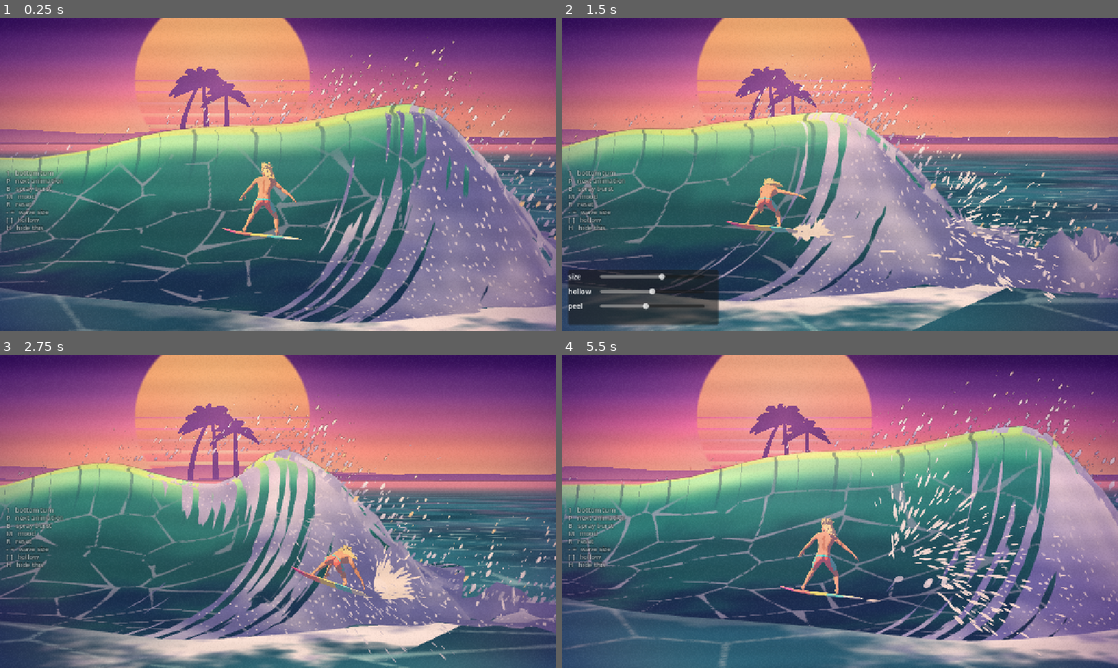
Above: before the commit, frames 1-4 (two rows, left to right).
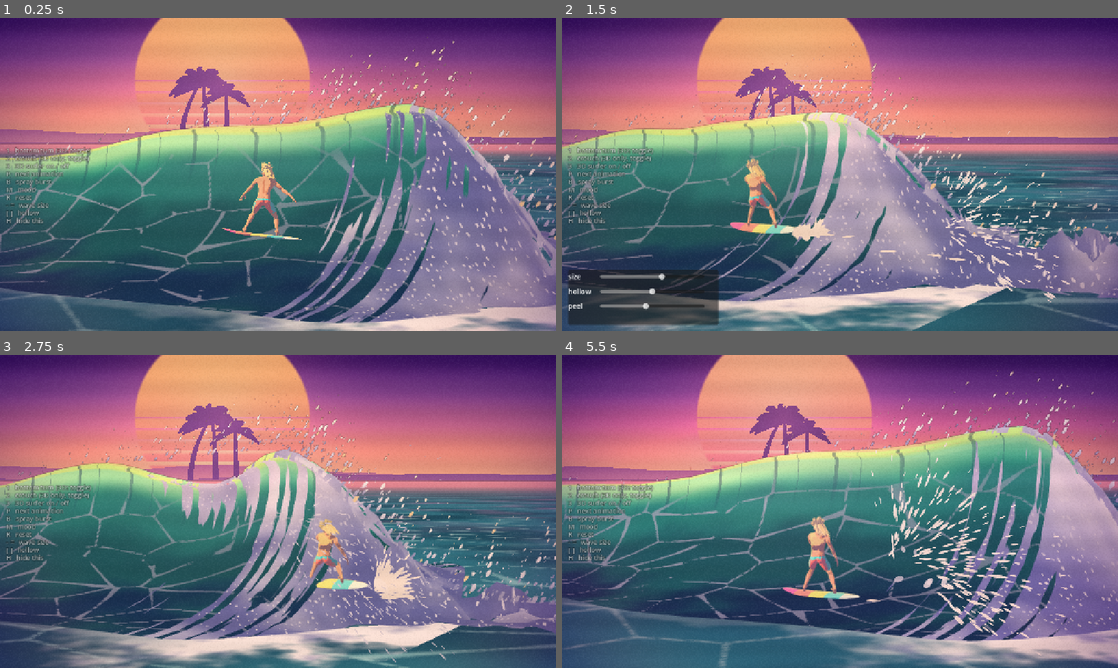
Above: after the commit, the same moments.

Repository: ucsbjd/Chabruh
Game: Godot game, scene res://scenes/main.tscn
The game is run twice, just before and just after one commit, with the same random seed, the same clock (stepped at 60 frames per second) and the same inputs.
Inputs (mouse positions are in pixels of both pictures, inside the frame that each line leads up to):
- Up to frame 1 (0.25 s): no input
- Up to frame 2 (1.5 s): tap Enter at 0.5 s; move the mouse to (962, 158) at 0.52 s; hold D 0.53-1.25 s; tap 2 at 0.6 s; click (962, 158) at 0.67 s; tap Space at 0.77 s; tap 3 at 0.8 s; drag from (728, 190) to (812, 237) at 1.27 s
- Up to frame 3 (2.75 s): move the mouse to (333, 442) at 2.02 s; hold D from 2.03 s (still down); tap 1 at 2.1 s; tap 2 at 2.3 s
- Up to frame 4 (5.5 s): release D at 2.75 s; drag from (812, 574) to (673, 464) at 2.77 s; move the mouse to (1006, 558) at 3.52 s; hold Left 3.53-4.25 s; tap 3 at 3.6, 5.3 s; tap Space at 3.77 s; tap 1 at 3.8 s; drag from (673, 464) to (756, 433) at 4.27 s; move the mouse to (867, 511) at 5.02 s; hold Down from 5.03 s (still down); tap M at 5.1 s; click (867, 511) at 5.17 s

The runs differ from the first frame. In frame 1, 1.1% of the frame differs, in the area x 1-17%, y 41-68%; in frame 2, 2.1%; in frame 3, 2.1%; in frame 4, 2.2%, in the area x 1-55%, y 41-78%.

Commit message:
Step 9: the real-time 3D surfer spike (glb export, toon shader, pose blending, in the wave stage)
Co-Authored-By: Claude Sonnet 5.5 <noreply@anthropic.com>

Diff:
--- /dev/null
+++ b/game/scripts/surfer_3d.gd
@@ -0,0 +1,107 @@
+class_name Surfer3D
+extends Node3D
+## The real-time surfer: a skinned model (tools/foundry/export_surfer_glb.py makes surfer.glb) that lives inside the
+## wave's own 3D stage, so the lip and the mist can pass in front of him and the camera can move around him.
+## Poses are baked in the model as one-frame animations (board level, feet already pinned by IK in Blender). They are
+## never played: the bones are blended in code by weights that follow their targets on a short spring, so any pose
+## can be interrupted at any moment.
+
+const MODEL := "res://assets/models/surfer.glb"
+const BASE_POSE := "trim"
+## Seconds for a pose weight to close most of the way to its target.
+const BLEND_TIME := 0.12
+## How much the board tilts with the wave face (0 flat to the sea, 1 flush with the face).
+const FACE_ALIGN := 0.55
+
+var material := ShaderMaterial.new()
+var skeleton: Skeleton3D
+var _poses := {}  # pose name -> {bone index -> [position, rotation]}
+var _targets := {}
+var _weights := {}
+
+
+func _init() -> void:
+	material.shader = load("res://shaders/surfer3d.gdshader") as Shader
+	var scene := (load(MODEL) as PackedScene).instantiate() as Node3D
+	add_child(scene)
+	for mesh in scene.find_children("*", "MeshInstance3D", true, false):
+		(mesh as MeshInstance3D).material_override = material
+	skeleton = scene.find_children("*", "Skeleton3D", true, false)[0] as Skeleton3D
+	var player := scene.find_children("*", "AnimationPlayer", true, false)[0] as AnimationPlayer
+	for pose_name in player.get_animation_list():
+		_poses[String(pose_name)] = _read_pose(player.get_animation(pose_name))
+		_weights[String(pose_name)] = 0.0
+		_targets[String(pose_name)] = 0.0
+	player.get_parent().remove_child(player)
+	player.free()
+	_apply()
+
+
+func pose_names() -> Array:
+	return _poses.keys()
+
+
+## Sets how strongly a pose should show (0 to 1); the surfer eases toward it. The base pose is always underneath.
+func set_target(pose_name: String, weight_value: float) -> void:
+	if _targets.has(pose_name):
+		_targets[pose_name] = clampf(weight_value, 0.0, 1.0)
+
+
+func target(pose_name: String) -> float:
+	return _targets.get(pose_name, 0.0)
+
+
+func weight(pose_name: String) -> float:
+	return _weights.get(pose_name, 0.0)
+
+
+func _process(delta: float) -> void:
+	step(delta)
+
+
+## Moves the pose weights toward their targets by `delta` seconds and re-poses the bones.
+func step(delta: float) -> void:
+	var k := 1.0 - exp(-delta / BLEND_TIME)
+	for pose_name: String in _weights:
+		_weights[pose_name] = lerpf(_weights[pose_name], _targets[pose_name], k)
+	_apply()
+
+
+## Stands the surfer on the wave at (d, u), heading down the line, the board tilted part-way to the face.
+func stand_on(model: WaveModel, d: float, u: float) -> void:
+	var normal := model.surface_normal(d, u).normalized()
+	var up := Vector3.UP.lerp(normal, FACE_ALIGN).normalized()
+	var along := Vector3(1.0, 0.0, 0.0)  # the model already points its nose at -X (down the line) and faces -Z (the wave)
+	along = (along - up * along.dot(up)).normalized()
+	transform = Transform3D(Basis(along, up, along.cross(up)), model.surface_point(d, u))
+
+
+func _apply() -> void:
+	var base: Dictionary = _poses.get(BASE_POSE, {})
+	for bone: int in base:
+		var bone_position: Vector3 = base[bone][0]
+		var bone_rotation: Quaternion = base[bone][1]
+		for pose_name: String in _weights:
+			var w: float = _weights[pose_name]
+			if w <= 0.001 or pose_name == BASE_POSE or not _poses[pose_name].has(bone):
+				continue
+			bone_position = bone_position.lerp(_poses[pose_name][bone][0], w)
+			bone_rotation = bone_rotation.slerp(_poses[pose_name][bone][1], w)
+		skeleton.set_bone_pose_position(bone, bone_position)
+		skeleton.set_bone_pose_rotation(bone, bone_rotation)
+
+
+func _read_pose(animation: Animation) -> Dictionary:
+	var pose := {}
+	for t in animation.get_track_count():
+		var bone := skeleton.find_bone(String(animation.track_get_path(t)).get_slice(":", 1))
+		if bone < 0 or animation.track_get_key_count(t) == 0:
+			continue
+		if not pose.has(bone):
+			pose[bone] = [skeleton.get_bone_rest(bone).origin, skeleton.get_bone_rest(bone).basis.get_rotation_quaternion()]
+		match animation.track_get_type(t):
+			Animation.TYPE_POSITION_3D:
+				pose[bone][0] = animation.track_get_key_value(t, 0)
+			Animation.TYPE_ROTATION_3D:
+				pose[bone][1] = animation.track_get_key_value(t, 0)
+	return pose
--- a/game/scripts/wave_stage.gd
+++ b/game/scripts/wave_stage.gd
@@ -109,6 +109,11 @@
 
 
 ## The two shader materials, so the world can feed them the mood's colours.
+## Puts something else (the real-time surfer) in the same 3D stage, so it shares the camera and the depth with the wave.
+func add_actor(node: Node3D) -> void:
+	_viewport.add_child(node)
+
+
 func materials() -> Array[ShaderMaterial]:
 	return [_wave_material, _water_material, _mist_material]
 
--- a/game/scripts/world.gd
+++ b/game/scripts/world.gd
@@ -62,6 +62,7 @@
 var _tuning: TuningData = preload("res://data/tuning.tres")
 var _calibration: Calibration
 var _key_help := Label.new()
+var _surfer3d: Surfer3D
 var _pose_index := SurferSprites.ORDER.find(DEFAULT_POSE)
 var _test_burst := 0
 var _auto_burst_in := AUTO_BURST_EVERY
@@ -86,6 +87,8 @@
 
 func _ready() -> void:
 	_add_key_help()
+	if UrlParams.has("surfer3d"):
+		_set_surfer_3d(true)
 	for child in get_children():
 		if child is RidgeLayer:
 			child.build(HORIZON)
@@ -147,7 +150,14 @@
 		elif event.pressed and not event.echo and event.keycode == KEY_B:
 			_throw_test_burst()
 		elif event.pressed and not event.echo and event.keycode == KEY_1:
-			_surfer.play_once("bottom_turn")
+			if _surfer3d:
+				_surfer3d.set_target("bottom_turn", 1.0 - _surfer3d.target("bottom_turn"))
+			else:
+				_surfer.play_once("bottom_turn")
+		elif event.pressed and not event.echo and event.keycode == KEY_2 and _surfer3d:
+			_surfer3d.set_target("crouch", 1.0 - _surfer3d.target("crouch"))
+		elif event.pressed and not event.echo and event.keycode == KEY_3:
+			_set_surfer_3d(_surfer3d == null)
 		elif event.pressed and not event.echo and event.keycode == KEY_H:
 			_key_help.visible = not _key_help.visible
 	# A double click or double tap changes the mood (touches arrive as emulated mouse clicks).
@@ -203,6 +213,8 @@
 	var feet_px := _stage.project(feet)
 	var head_px := _stage.project(feet + Vector3(0.0, WaveModel.SURFER_HEIGHT, 0.0))
 	_surfer.place(feet_px, feet_px.y - head_px.y)
+	if _surfer3d:
+		_surfer3d.stand_on(model, rider.d, rider.u)
 	# Tilt the surfer with the face: the slope of the wave under their feet, ahead of them to the left.
 	var ahead_px := _stage.project(model.surface_point(rider.d + 0.6, rider.u))
 	var behind_px := _stage.project(model.surface_point(rider.d - 0.6, rider.u))
@@ -225,14 +237,9 @@
 
 ## A faint key list in the lower left for testing. H hides it.
 func _add_key_help() -> void:
-	_key_help.text = "1   bottom turn
-P   next animation
-B   spray burst
-M   mood
-R   reset
-- =   wave size
-[ ]   hollow
-H   hide this"
+	_key_help.text = "\n".join([
+		"1   bottom turn (3D: toggle)", "2   crouch (3D only, toggle)", "3   3D surfer on / off",
+		"P   next animation", "B   spray burst", "M   mood", "R   reset", "- =   wave size", "[ ]   hollow", "H   hide this"])
 	_key_help.mouse_filter = Control.MOUSE_FILTER_IGNORE
 	_key_help.modulate = Color(1, 1, 1, 0.6)
 	_key_help.add_theme_font_size_override("font_size", 15)
@@ -242,6 +249,19 @@
 	_key_help.set_anchors_and_offsets_preset(Control.PRESET_BOTTOM_LEFT)
 	_key_help.position += Vector2(14.0, -170.0)
 	add_child(_key_help)
+
+
+## Swaps the sprite surfer for the real-time one that lives inside the wave's 3D stage (or back).
+func _set_surfer_3d(on: bool) -> void:
+	if on and _surfer3d == null:
+		_surfer3d = Surfer3D.new()
+		_stage.add_actor(_surfer3d)
+		_register(_surfer3d.material)
+		_apply_mood()
+	elif not on and _surfer3d != null:
+		_surfer3d.queue_free()
+		_surfer3d = null
+	_surfer.visible = not on
 
 
 func _on_panel_changed(wave_size: float, hollowness: float, ahead_of_peel: float) -> void:
--- /dev/null
+++ b/game/shaders/surfer3d.gdshader
@@ -0,0 +1,65 @@
+shader_type spatial;
+render_mode unshaded, cull_back, depth_draw_opaque;
+// The real-time surfer in the wave's flat look: the same mood colours as the sprite shader (surfer_toon.gdshader),
+// but the light bands come from the surface normal and the sun, and the rim from the view angle. Each vertex
+// carries its region number in the vertex colour (red = region / 10): 0 skin, 1 shorts, 2 board, 3 hair, 5 trim,
+// 6 and 7 the board's stripes. Because he is drawn inside the wave's own 3D stage, the lip and the mist can pass
+// in front of him.
+
+uniform vec4 surfer_skin : source_color = vec4(0.85, 0.54, 0.38, 1.0);
+uniform vec4 surfer_shorts : source_color = vec4(1.0, 0.44, 0.38, 1.0);
+uniform vec4 surfer_board : source_color = vec4(0.96, 0.91, 0.82, 1.0);
+uniform vec4 surfer_hair : source_color = vec4(0.89, 0.75, 0.45, 1.0);
+uniform vec4 surfer_trim : source_color = vec4(0.25, 0.82, 0.77, 1.0);
+uniform vec4 surfer_stripe_a : source_color = vec4(1.0, 0.24, 0.55, 1.0);
+uniform vec4 surfer_stripe_b : source_color = vec4(1.0, 0.85, 0.35, 1.0);
+uniform vec4 surfer_light : source_color = vec4(1.0, 0.85, 0.63, 1.0);
+uniform vec4 surfer_shade : source_color = vec4(0.38, 0.38, 0.59, 1.0);
+uniform vec4 surfer_rim : source_color = vec4(1.0, 0.82, 0.48, 1.0);
+
+// The sun, as the direction toward it in the stage's world (x along the crest, y up, z toward the camera).
+uniform vec3 key_dir = vec3(-0.55, 0.70, 0.45);
+uniform float shade_below = -0.05;
+uniform float lit_above = 0.35;
+uniform float band_softness = 0.05;
+uniform float rim_width = 0.38;
+uniform float rim_strength = 0.85;
+
+varying float region;
+varying vec3 world_normal;
+
+float is_region(float r, float k) {
+	return 1.0 - step(0.5, abs(r - k));
+}
+
+void vertex() {
+	region = COLOR.r * 10.0;
+	world_normal = (MODEL_MATRIX * vec4(NORMAL, 0.0)).xyz;
+}
+
+void fragment() {
+	vec3 base = surfer_skin.rgb * is_region(region, 0.0)
+			+ surfer_shorts.rgb * is_region(region, 1.0)
+			+ surfer_board.rgb * is_region(region, 2.0)
+			+ surfer_hair.rgb * is_region(region, 3.0)
+			+ surfer_trim.rgb * is_region(region, 5.0)
+			+ surfer_stripe_a.rgb * is_region(region, 6.0)
+			+ surfer_stripe_b.rgb * is_region(region, 7.0);
+	float known = is_region(region, 0.0) + is_region(region, 1.0) + is_region(region, 2.0) + is_region(region, 3.0)
+			+ is_region(region, 5.0) + is_region(region, 6.0) + is_region(region, 7.0);
+	base = mix(surfer_skin.rgb, base, step(0.5, known));
+
+	vec3 n = normalize(world_normal);
+	float l = dot(n, normalize(key_dir));
+	float lit = smoothstep(lit_above - band_softness, lit_above + band_softness, l);
+	float not_shade = smoothstep(shade_below - band_softness, shade_below + band_softness, l);
+	// Shade is a violet-tinted, slightly darker version of the colour, never grey or black.
+	vec3 shaded = mix(base * 0.7, surfer_shade.rgb, 0.4);
+	vec3 sunny = mix(base, surfer_light.rgb, 0.3) * 1.08;
+	vec3 colour = mix(shaded, base, not_shade);
+	colour = mix(colour, sunny, lit);
+	// A rim line along the silhouette on the side facing the sun.
+	float edge = 1.0 - clamp(dot(normalize(NORMAL), normalize(VIEW)), 0.0, 1.0);
+	float rim = smoothstep(1.0 - rim_width, 1.0, edge) * smoothstep(-0.1, 0.4, l);
+	ALBEDO = mix(colour, surfer_rim.rgb, rim * rim_strength);
+}
--- a/game/tests/capture.gd
+++ b/game/tests/capture.gd
@@ -10,7 +10,7 @@
 ## time over the last two thirds of the frames. Add --disable-vsync (and use plenty of frames) to see
 ## what the GPU can sustain.
 
-const DEFAULTS := {"out": "capture.png", "size": "0.5", "hollow": "0.5", "peel": "3.0", "mood": "sunset", "frames": "45", "pose": "ride", "gallery": "no", "snaps": "", "burst": "", "height": ""}
+const DEFAULTS := {"out": "capture.png", "size": "0.5", "hollow": "0.5", "peel": "3.0", "mood": "sunset", "frames": "45", "pose": "ride", "gallery": "no", "snaps": "", "burst": "", "height": "", "s3d": ""}
 
 
 func _initialize() -> void:
@@ -21,6 +21,10 @@
 	root.get_node("Palette").select(options.mood, true)
 	world.set_wave(float(options.size), float(options.hollow), float(options.peel))
 	world.set_surfer_pose(options.pose)
+	if options.s3d != "":  # the real-time surfer, optionally already blended to a pose (trim, crouch, bottom_turn)
+		world._set_surfer_3d(true)
+		if options.s3d != "yes":
+			world._surfer3d.set_target(options.s3d, 1.0)
 	if options.height != "":
 		world.rider.place(world.rider.d, Rider.u_for(float(options.height)))
 		world._ride_input.height = float(options.height)
--- a/game/tests/run_tests.gd
+++ b/game/tests/run_tests.gd
@@ -28,6 +28,7 @@
 	await _test_calibration()
 	_test_surfer_sprites()
 	_test_surfer()
+	_test_surfer_3d()
 	_test_tuning()
 	await _test_world()
 	print("%s: %d failed" % ["FAIL" if _failures > 0 else "PASS", _failures])
@@ -516,3 +517,27 @@
 	if not condition:
 		_failures += 1
 	print("%s  %s" % ["ok  " if condition else "FAIL", name])
+
+
+func _test_surfer_3d() -> void:
+	var surfer := Surfer3D.new()
+	var names := surfer.pose_names()
+	_check("trim" in names and "crouch" in names and "bottom_turn" in names, "the real-time surfer carries its baked poses")
+	_check(surfer.skeleton.get_bone_count() > 100, "the real-time surfer is skinned to the full rig")
+	var foot := surfer.skeleton.find_bone("foot.L")
+	_check(foot >= 0, "the skeleton keeps the rig's bone names")
+	var before := surfer.skeleton.get_bone_pose_rotation(surfer.skeleton.find_bone("root"))
+	surfer.set_target("bottom_turn", 1.0)
+	for i in 30:
+		surfer.step(1.0 / 60.0)
+	var after := surfer.skeleton.get_bone_pose_rotation(surfer.skeleton.find_bone("root"))
+	_check(before.angle_to(after) > 0.3, "a pose target hinges the hips, smoothly")
+	_check(surfer.weight("bottom_turn") > 0.5 and surfer.weight("bottom_turn") < 1.0, "the pose weight eases in rather than snapping")
+	surfer.set_target("bottom_turn", 0.0)
+	for i in 120:
+		surfer.step(1.0 / 60.0)
+	_check(surfer.weight("bottom_turn") < 0.01, "a pose can be released again")
+	var model := WaveModel.new()
+	surfer.stand_on(model, 3.0, 0.5)
+	_check(surfer.position.is_equal_approx(model.surface_point(3.0, 0.5)), "the surfer stands on the wave surface")
+	surfer.free()
Binary file added: game/assets/models/surfer.glb
Not shown, added: game/assets/models/surfer.glb.import
Not shown, added: game/scripts/surfer_3d.gd.uid
Not shown, added: game/shaders/surfer3d.gdshader.uid
Not shown, changed: docs/foundry.md
Not shown, changed: tools/capture.ps1
Not shown, added: tools/foundry/export_surfer_glb.py
Not shown, changed: tools/foundry/render_character.py
